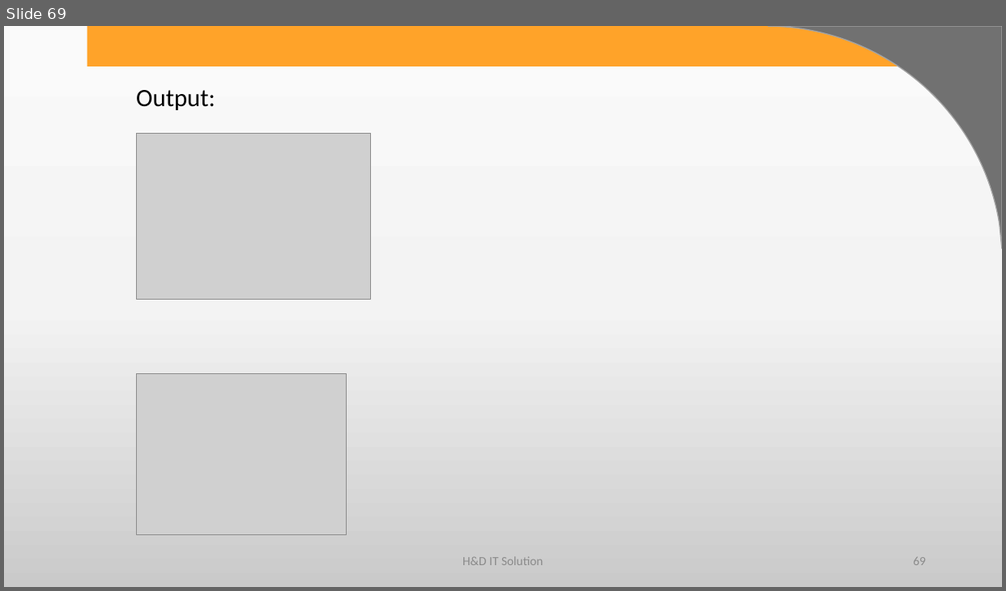
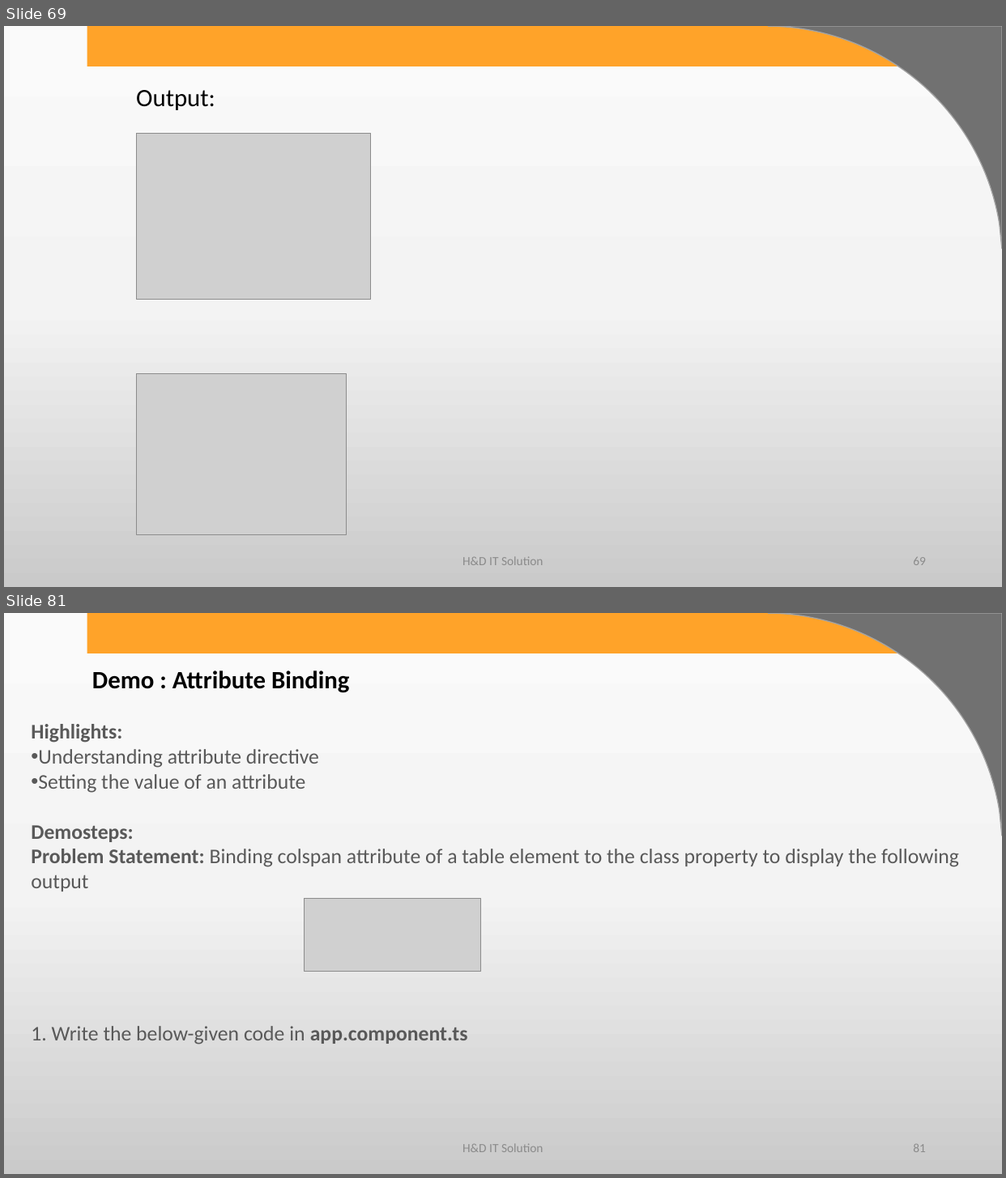
Before and after one commit to harshadasawant/infiniteAngular, a slide deck: ppt/ANGULAR.pptx. Shown one above the other, each under a label of ours: slide 69 before the commit, slides 69 and 81 after it; the slides between them are not shown. The pictures are 1006x591 and 1006x1178 pixels, drawn with LibreOffice and Linux fonts; fonts in the diff are those of the drawing; grey boxes stand for pictures; background and template pictures are left out. Boxes give left, top, right and bottom in pixels: in the first picture for what was removed or moved away, otherwise in the second. Text is boxed around its words. In the diff, an @@ line names an element or a change of style, - is before the commit and + after.

Commit message:
2 way binding attribute and style binding

```diff
--- a/ppt/ANGULAR.pptx
+++ b/ppt/ANGULAR.pptx
@@ slide 81 added at [4, 613, 1002, 1174], background gradient #FBFBFB to #F4F4F4 to #CBCBCB; not listed: 2 template elements that a slide beside it also shows @@
@@ text added at [92, 671, 350, 693], 24 pt, text #000000, bold @@
+Demo : Attribute Binding
@@ text added at [31, 724, 959, 892], 20 pt, text #595959 @@
+Highlights:
+• Understanding attribute directive
+• Setting the value of an attribute
+Demosteps:
+Problem Statement: Binding colspan attribute of a table element to the class property to display the following output
@@ picture added at [305, 899, 481, 973] @@
@@ text added at [31, 1026, 468, 1045], 20 pt, text #595959 @@
+1. Write the below-given code in app.component.ts
@@ text added at [462, 1144, 543, 1152], 12 pt, text #8C8C8C @@
+H&D IT Solution
@@ page number added at [913, 1144, 926, 1152], 12 pt, text #8C8C8C @@
+81
```
Also in this commit, not shown: 37 other slides added, 6 other files.
